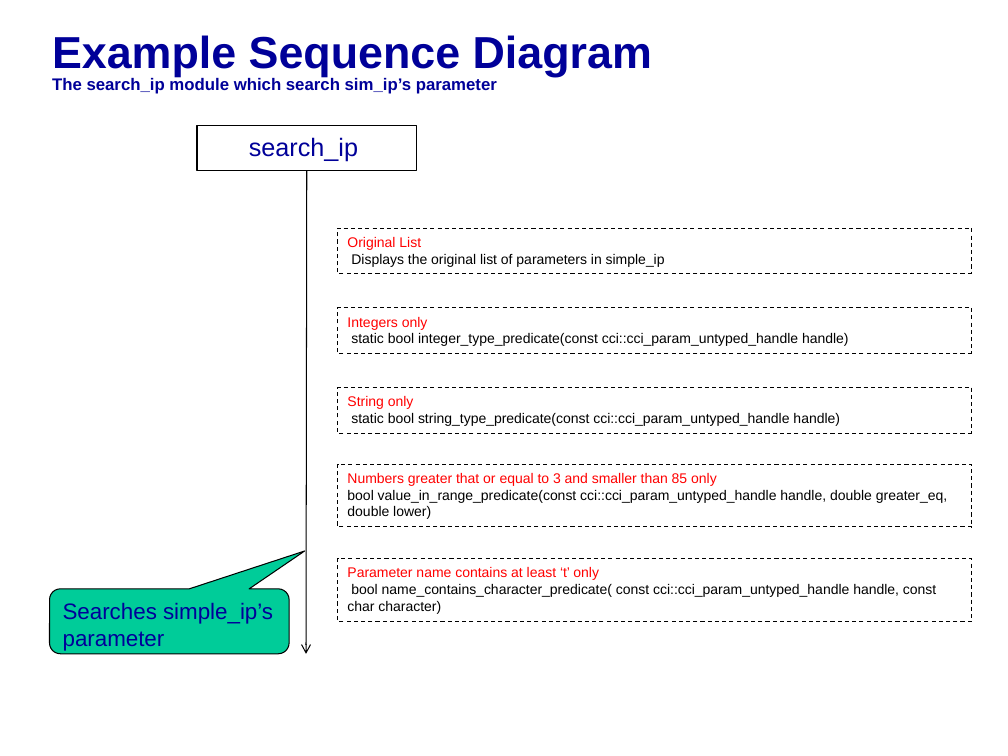
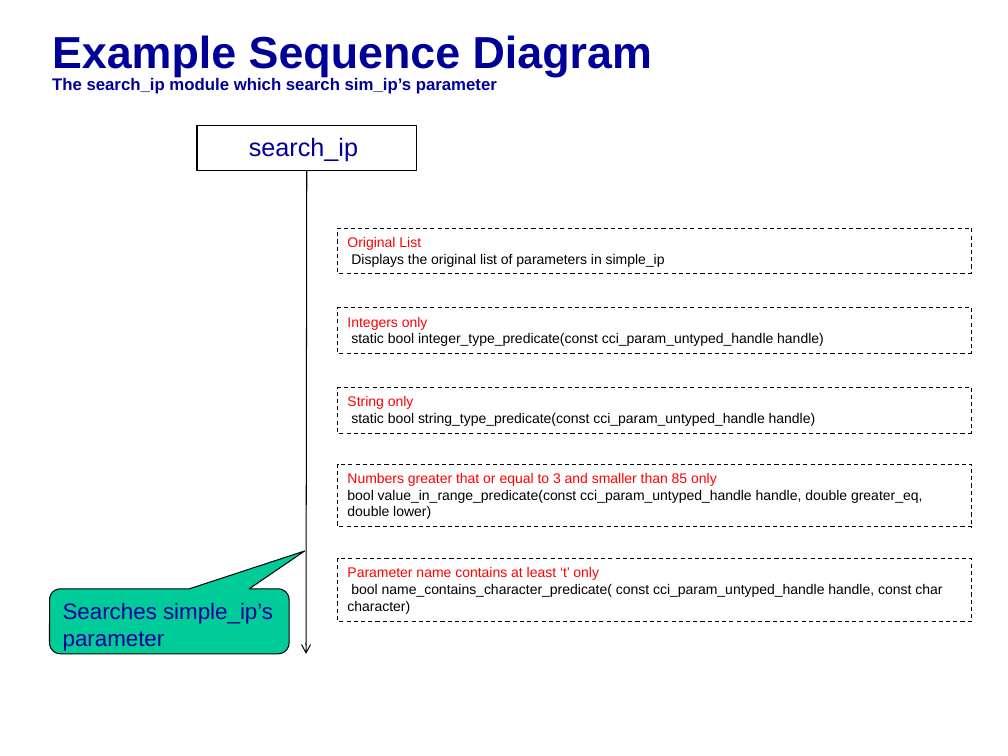
Before and after one commit to accellera-official/cci, a slide deck: slide 4 of examples/ex22_Search_Predicate/docs/ex22_Search_Predicate.ppt. Drawn at 1008x756 pixels with LibreOffice and Linux fonts; fonts in the diff are those of the drawing; background and template pictures are left out. Boxes give left, top, right and bottom in pixels: in the first picture for what was removed or moved away, otherwise in the second. Text is boxed around its words. In the diff, an @@ line names an element or a change of style, - is before the commit and + after.

```diff
--- a/examples/ex22_Search_Predicate/docs/ex22_Search_Predicate.ppt
+++ b/examples/ex22_Search_Predicate/docs/ex22_Search_Predicate.ppt
@@ text in folded corner at (351,333,824,346): text changed @@
-static bool integer_type_predicate(const cci::cci_param_untyped_handle handle)
+static bool integer_type_predicate(const cci_param_untyped_handle handle)
@@ text in folded corner at (351,413,816,426): text changed @@
-static bool string_type_predicate(const cci::cci_param_untyped_handle handle)
+static bool string_type_predicate(const cci_param_untyped_handle handle)
@@ text in folded corner at (347,490,922,519): text changed @@
-bool value_in_range_predicate(const cci::cci_param_untyped_handle handle, double greater_eq, double lower)
+bool value_in_range_predicate(const cci_param_untyped_handle handle, double greater_eq, double lower)
@@ text in folded corner at (347,584,942,614): text changed @@
-bool name_contains_character_predicate( const cci::cci_param_untyped_handle handle, const char character)
+bool name_contains_character_predicate( const cci_param_untyped_handle handle, const char character)
```
Also in this commit, not shown: 4 other slides changed, 1 other file.
